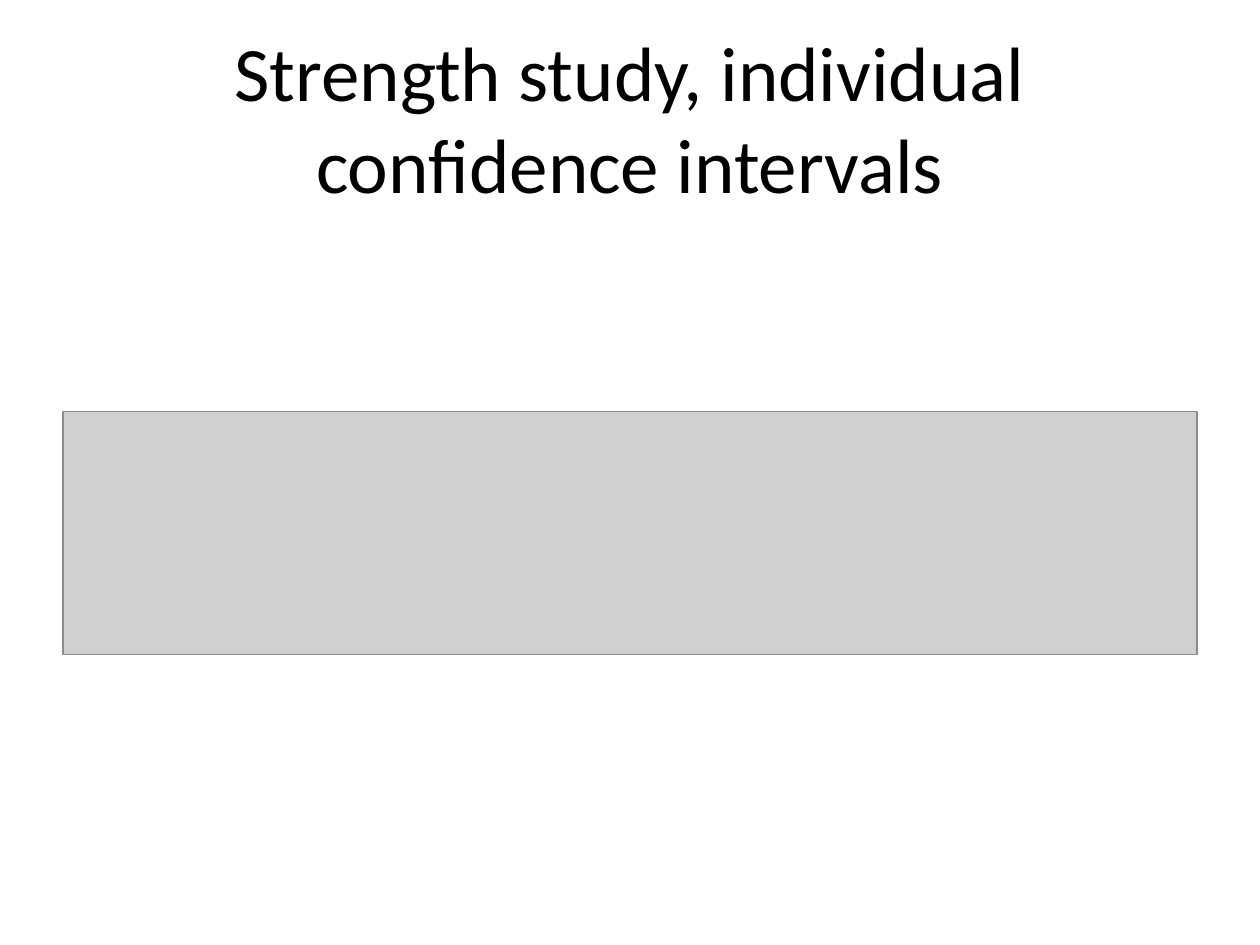
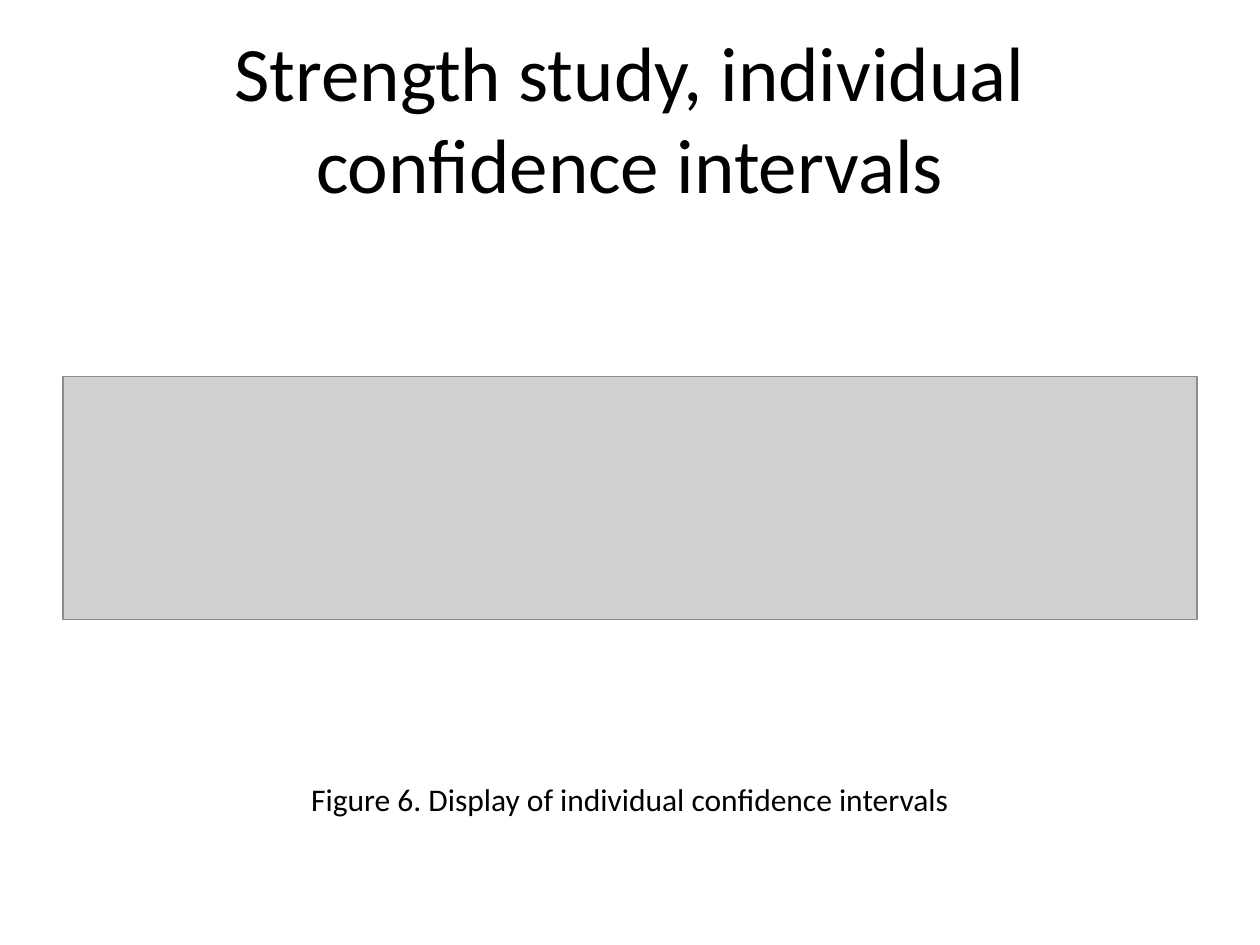
Before and after one commit to pmean/papers-and-presentations, a slide deck: slide 9 of anom/anom-talk.pptx (slide 8 before the commit). Drawn at 1260x945 pixels with LibreOffice and Linux fonts; fonts in the diff are those of the drawing; grey boxes stand for pictures. Boxes give left, top, right and bottom in pixels: in the first picture for what was removed or moved away, otherwise in the second. Text is boxed around its words. In the diff, an @@ line names an element or a change of style, - is before the commit and + after.

Commit message:
Added CAT scan image to anom-talk

```diff
--- a/anom/anom-talk.pptx
+++ b/anom/anom-talk.pptx
@@ picture moved from (x1=63, y1=411, x2=1197, y2=654) to (x1=63, y1=377, x2=1197, y2=620) @@
@@ text added at (x1=311, y1=789, x2=948, y2=817), 18 pt, text #000000 @@
+Figure 6. Display of individual confidence intervals
```
Also in this commit, not shown: 14 other slides changed, 17 slides added, 10 slides removed, 9 other files.
